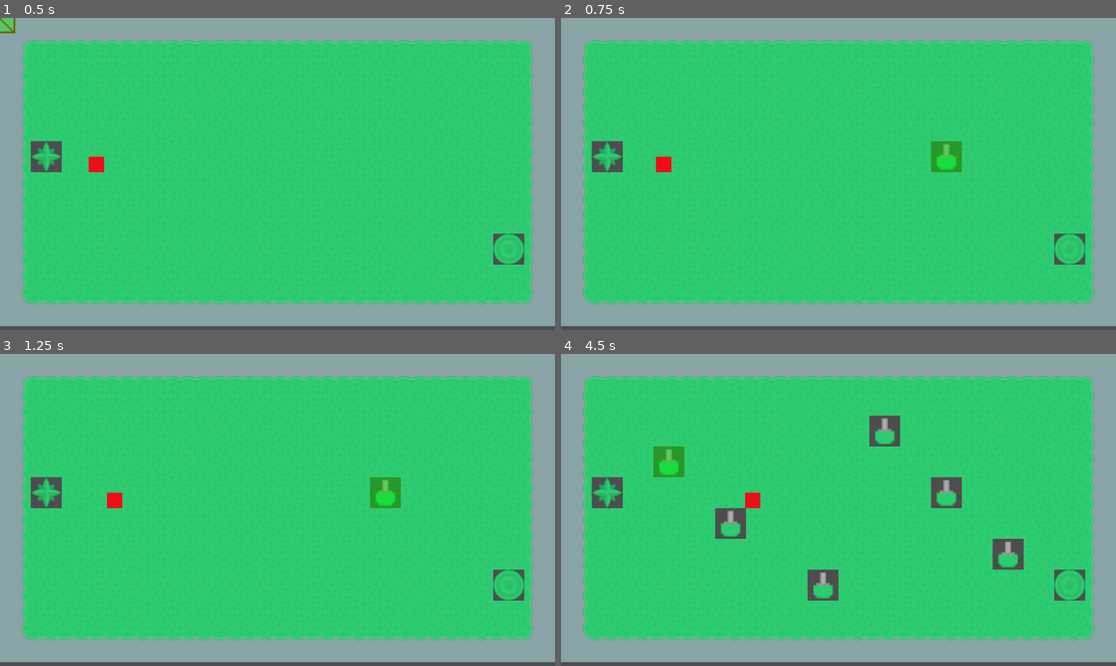
Above: before the commit, frames 1-4 (two rows, left to right).
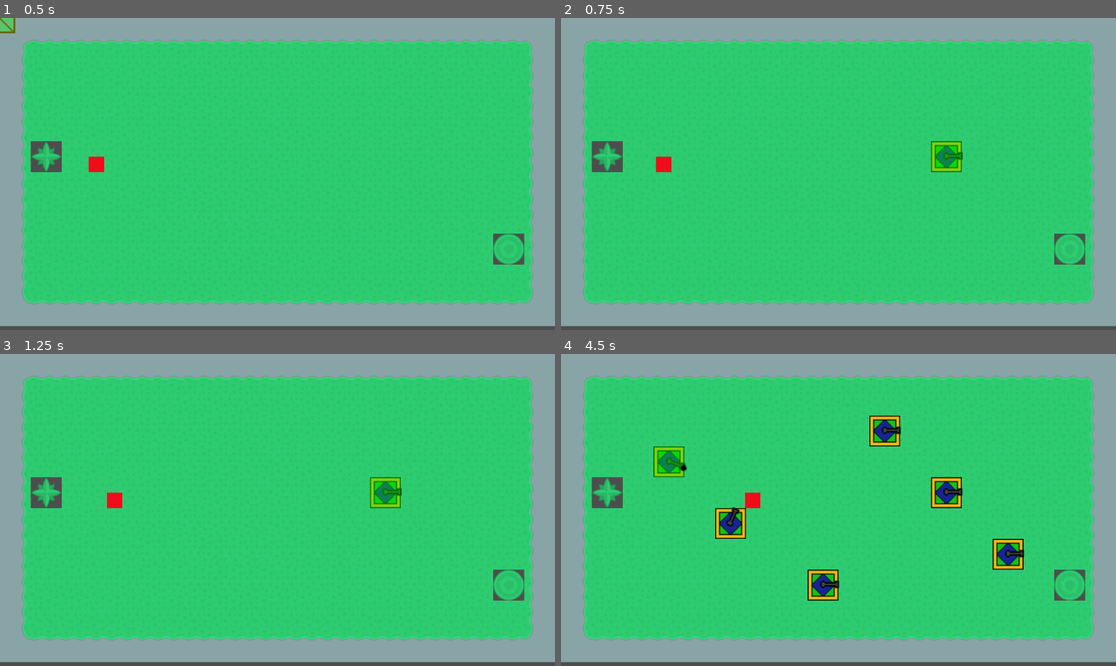
Above: after the commit, the same moments.

Repository: robmayhew/godot-questions
Game: Godot game, scene res://main.tscn
The game is run twice, just before and just after one commit, with the same random seed, the same clock (stepped at 60 frames per second) and the same inputs.
Inputs (mouse positions are in pixels of both pictures, inside the frame that each line leads up to):
- Up to frame 1 (0.5 s): no input
- Up to frame 2 (0.75 s): move the mouse to (960, 158) at 0.52 s; click (960, 158) at 0.67 s
- Up to frame 3 (1.25 s): no input
- Up to frame 4 (4.5 s): move the mouse to (727, 525) at 1.27 s; click (727, 525) at 1.42 s; move the mouse to (894, 441) at 2.02 s; click (894, 441) at 2.17 s; move the mouse to (810, 572) at 2.77 s; click (810, 572) at 2.92 s; move the mouse to (1005, 556) at 3.52 s; click (1005, 556) at 3.67 s; move the mouse to (672, 463) at 4.27 s; click (672, 463) at 4.42 s

Frame 1 is identical in both runs. In frame 2, 0.5% of the frame differs, in the area x 66-73%, y 39-50%; in frame 3, 0.5%; in frame 4, 3.3%, in the area x 16-84%, y 19-80%.

Commit message:
Firing bullets

Diff:
--- /dev/null
+++ b/towerdefence/bullet.gd
@@ -0,0 +1,25 @@
+extends CharacterBody2D
+
+
+@export var speed := 1000.0
+
+func _physics_process(delta):
+	position += Vector2.RIGHT.rotated(rotation) * speed * delta
+
+func _on_hurtbox_body_entered(body: Node2D) -> void:
+	print("HIT ", body.name)
+	if body.is_in_group("creep"):
+		body.hit();
+	queue_free()
+
+
+func _on_hurtbox_area_entered(area: Area2D) -> void:
+	print("HIT AREA")
+
+	queue_free()
+	pass # Replace with function body.
+
+
+func _on_hurtbox_area_shape_entered(area_rid: RID, area: Area2D, area_shape_index: int, local_shape_index: int) -> void:
+	print("HIT Area")
+	pass # Replace with function body.
--- /dev/null
+++ b/towerdefence/bullet.tscn
@@ -0,0 +1,33 @@
+[gd_scene load_steps=5 format=3 uid="uid://cpbhslmklal5g"]
+
+[ext_resource type="Script" uid="uid://c7rmfbfgoeg11" path="res://bullet.gd" id="1_v8qja"]
+[ext_resource type="Texture2D" uid="uid://crvux2ga6s3k1" path="res://art/bullet.png" id="2_t4vbm"]
+
+[sub_resource type="CircleShape2D" id="CircleShape2D_2b2rl"]
+radius = 7.0
+
+[sub_resource type="CircleShape2D" id="CircleShape2D_b7duk"]
+radius = 20.0
+
+[node name="bullet" type="CharacterBody2D"]
+collision_layer = 0
+collision_mask = 0
+script = ExtResource("1_v8qja")
+
+[node name="CollisionShape2D" type="CollisionShape2D" parent="."]
+shape = SubResource("CircleShape2D_2b2rl")
+
+[node name="Sprite2D" type="Sprite2D" parent="."]
+scale = Vector2(3, 3)
+texture = ExtResource("2_t4vbm")
+
+[node name="Hurtbox" type="Area2D" parent="."]
+collision_layer = 0
+collision_mask = 4
+
+[node name="CollisionShape2D" type="CollisionShape2D" parent="Hurtbox"]
+shape = SubResource("CircleShape2D_b7duk")
+
+[connection signal="area_entered" from="Hurtbox" to="." method="_on_hurtbox_area_entered"]
+[connection signal="area_shape_entered" from="Hurtbox" to="." method="_on_hurtbox_area_shape_entered"]
+[connection signal="body_entered" from="Hurtbox" to="." method="_on_hurtbox_body_entered"]
--- a/towerdefence/creep.gd
+++ b/towerdefence/creep.gd
@@ -3,7 +3,7 @@
 @export var speed := 50.0
 var target_position:Vector2 = Vector2.ZERO
 signal ready_for_next_cell
-
+var health = 10
 func _physics_process(delta: float) -> void:
 	if target_position == Vector2.ZERO:
 		ready_for_next_cell.emit(Vector2.ZERO)
@@ -16,3 +16,10 @@
 	var direction := (target_position - global_position).normalized()
 	velocity = direction * speed
 	move_and_slide()
+
+
+
+func hit():
+	health-=1
+	if health < 0:
+		queue_free()
--- a/towerdefence/creep.tscn
+++ b/towerdefence/creep.tscn
@@ -5,7 +5,9 @@
 [sub_resource type="RectangleShape2D" id="RectangleShape2D_e14lf"]
 size = Vector2(32, 32)
 
-[node name="Creep" type="CharacterBody2D"]
+[node name="Creep" type="CharacterBody2D" groups=["creep"]]
+collision_layer = 4
+collision_mask = 4
 script = ExtResource("1_5pn00")
 
 [node name="CollisionShape2D" type="CollisionShape2D" parent="."]
--- a/towerdefence/main.gd
+++ b/towerdefence/main.gd
@@ -1,7 +1,7 @@
 extends Node2D
 
 @onready var tilemap_layer: TileMapLayer = $TileMapLayer
-
+const TURRET_SCENE := preload("res://turret.tscn")
 func _ready() -> void:
 	# Update astar grid with solid tiles based on "open" custom data
 	Global.update_points_now_solid(tilemap_layer)
@@ -28,7 +28,9 @@
 			# Update the tilemap cell (example: set to solid tile ID 1)
 			# You can change the tile ID to whatever represents "solid" in your tileset
 			tilemap_layer.set_cell(tilemap_pos, 1, Vector2i(19,10))
-
+			var turret = TURRET_SCENE.instantiate()
+			turret.global_position = tilemap_layer.map_to_local(tilemap_pos)
+			tilemap_layer.add_child(turret)
 			# Update the AstarGrid2D to mark this cell as solid
 			Global.set_cell_solid(tilemap_pos, true)
 			# Check if grid is now blocked
--- /dev/null
+++ b/towerdefence/turret.gd
@@ -0,0 +1,48 @@
+extends CharacterBody2D
+
+
+const SPEED = 300.0
+const JUMP_VELOCITY = -400.0
+var targets: Array[Node2D] = []
+var target: Node2D = null
+const BULLET_SCENE:= preload("res://bullet.tscn")
+@export var fire_rate := 0.5
+
+var _cooldown := 0.0
+
+func _physics_process(delta: float) -> void:
+	target = _pick_target()
+	_cooldown -= delta
+	if target:
+		$Barrel.look_at(target.global_position)
+		if _cooldown <= 0.0:
+			fire()
+			_cooldown = fire_rate
+
+func fire():
+	var projectile = BULLET_SCENE.instantiate()
+	projectile.global_position = global_position
+	projectile.rotation = $Barrel.rotation
+	get_tree().current_scene.add_child(projectile)
+	$ShootSound.play()
+
+func _pick_target():
+	# Remove freed targets
+	targets = targets.filter(func(x): return is_instance_valid(x))
+	if targets.is_empty():
+		return null
+	var best := targets[0]
+	var best_d := global_position.distance_squared_to(best.global_position)
+	for t in targets:
+		var d := global_position.distance_squared_to(t.global_position)
+		if d < best_d:
+			best_d = d
+			best = t
+	return best
+
+func _on_range_body_entered(body: Node2D) -> void:
+	targets.append(body as Node2D)
+
+
+func _on_range_body_exited(body: Node2D) -> void:
+	targets.erase(body)
--- /dev/null
+++ b/towerdefence/turret.tscn
@@ -0,0 +1,52 @@
+[gd_scene load_steps=8 format=3 uid="uid://ds6p17r30tnwi"]
+
+[ext_resource type="Texture2D" uid="uid://btxlmr5k1ya83" path="res://art/turret.png" id="1_3oylf"]
+[ext_resource type="Script" uid="uid://d3ah2hrtne3mg" path="res://turret.gd" id="1_tjdg3"]
+[ext_resource type="Texture2D" uid="uid://bs176wmdfqvnj" path="res://art/barrel.png" id="3_c5apd"]
+[ext_resource type="AudioStream" uid="uid://cwq8g6jo5a6ao" path="res://sound/shoot.wav" id="4_coqkk"]
+
+[sub_resource type="RectangleShape2D" id="RectangleShape2D_tjdg3"]
+size = Vector2(64, 64)
+
+[sub_resource type="CircleShape2D" id="CircleShape2D_c5apd"]
+radius = 192.0
+
+[sub_resource type="CircleShape2D" id="CircleShape2D_coqkk"]
+
+[node name="Turret" type="CharacterBody2D"]
+collision_layer = 0
+collision_mask = 2
+script = ExtResource("1_tjdg3")
+
+[node name="CollisionShape2D" type="CollisionShape2D" parent="."]
+shape = SubResource("RectangleShape2D_tjdg3")
+
+[node name="Sprite2D" type="Sprite2D" parent="."]
+scale = Vector2(2, 2)
+texture = ExtResource("1_3oylf")
+
+[node name="Range" type="Area2D" parent="."]
+collision_layer = 0
+collision_mask = 4
+
+[node name="CollisionShape2D" type="CollisionShape2D" parent="Range"]
+shape = SubResource("CircleShape2D_c5apd")
+
+[node name="Barrel" type="CharacterBody2D" parent="."]
+collision_layer = 0
+collision_mask = 0
+
+[node name="CollisionShape2D" type="CollisionShape2D" parent="Barrel"]
+shape = SubResource("CircleShape2D_coqkk")
+
+[node name="Sprite2D" type="Sprite2D" parent="Barrel"]
+rotation = -1.5707964
+scale = Vector2(3, 3)
+texture = ExtResource("3_c5apd")
+
+[node name="ShootSound" type="AudioStreamPlayer" parent="."]
+stream = ExtResource("4_coqkk")
+
+[connection signal="area_entered" from="Range" to="." method="_on_range_area_entered"]
+[connection signal="body_entered" from="Range" to="." method="_on_range_body_entered"]
+[connection signal="body_exited" from="Range" to="." method="_on_range_body_exited"]
Binary file added: towerdefence/art/barrel.png
Not shown, added: towerdefence/art/barrel.png.import
Binary file added: towerdefence/art/bullet.png
Not shown, added: towerdefence/art/bullet.png.import
Binary file added: towerdefence/art/turret.png
Not shown, added: towerdefence/art/turret.png.import
Not shown, added: towerdefence/bullet.gd.uid
Not shown, added: towerdefence/sound/shoot.wav.import
Not shown, added: towerdefence/turret.gd.uid
Not shown, added: towerdefence/sound/shoot.wav
